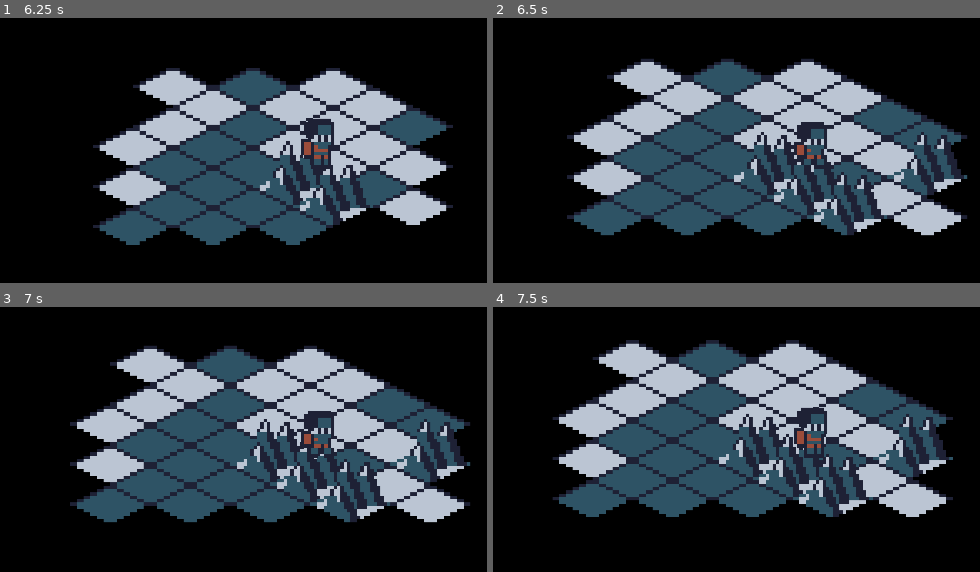
Above: before the commit, frames 1-4 (two rows, left to right).
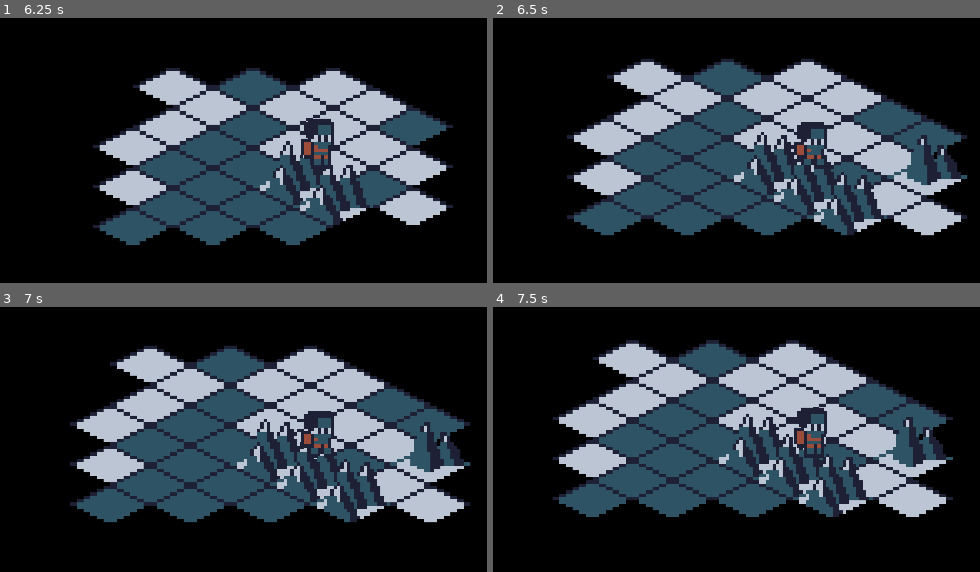
Above: after the commit, the same moments.

Repository: ZeeHatcher/project-forgotten
Game: Godot game, scene res://scenes/main/main.tscn
Two runs of this game, one before a commit and one after it. Both use one fixed random seed, a clock stepped at 60 frames per second and the inputs below. This scene is started directly instead of the project's main scene.
Inputs (mouse positions are in pixels of both pictures, inside the frame that each line leads up to):
- Up to frame 1 (6.25 s): tap Enter at 0.5, 2.75, 5.75 s; move the mouse to (282, 251) at 0.52 s; hold Tab (journal) 0.53-1.28 s; hold W (move_up) 0.53-2.03 s; click (282, 251) at 0.67 s; tap Space at 1.25, 4.25 s; move the mouse to (outside the picture) at 1.27 s; tap Tab (journal) every 1.5 s from 1.35 to 5.85 s; move the mouse to (82, 94) at 2.02 s; hold Tab (journal) 2.03-2.78 s; hold A (move_left) 2.03-3.53 s; move the mouse to (360, 161) at 2.77 s; click (360, 161) at 2.92 s; move the mouse to (199, 49) at 3.52 s; hold S (move_down) 3.53-4.28 s; hold Tab (journal) 3.53-4.28 s; tap M (map) at 4.15 s; move the mouse to (outside the picture) at 4.27 s; hold D (move_right) 4.28-5.03 s; move the mouse to (160, 184) at 5.02 s; hold W (move_up) 5.03-5.78 s; hold Tab (journal) 5.03-5.78 s; click (160, 184) at 5.17 s; move the mouse to (399, 63) at 5.77 s; hold D (move_right) from 5.78 s (still down)
- Up to frame 2 (6.5 s): keep holding D (move_right)
- Up to frame 3 (7 s): keep holding D (move_right); move the mouse to (282, 540) at 6.52 s; hold Tab (journal) from 6.53 s (still down)
- Up to frame 4 (7.5 s): keep holding D (move_right); tap Space at 7.25 s; move the mouse to (outside the picture) at 7.27 s; release Tab (journal) at 7.28 s; tap Tab (journal) at 7.35 s; click (outside the picture) at 7.42 s

Frame 1 is identical in both runs. In frame 2, 1.0% of the frame differs, in the area x 83-97%, y 43-67%; in frame 3, 1.0%; in frame 4, 1.0%.

Commit message:
fix bug world fog not unrevealing subtile

Diff:
--- a/misc/world_fog/world_fog.gd
+++ b/misc/world_fog/world_fog.gd
@@ -16,13 +16,14 @@
 		fog_tilemap(tilemap)
 
 
-func save_tilemap_data(tilemap) -> void:
+func save_tilemap_data(tilemap: TileMap) -> void:
 	var tilemap_data = {}
 
 	var used_cells = tilemap.get_used_cells()
 	for cell in used_cells:
 		var tile = tilemap.get_cellv(cell)
-		tilemap_data[cell] = tile
+		var atlas = tilemap.get_cell_autotile_coord(cell.x, cell.y)
+		tilemap_data[cell] = [tile, atlas]
 
 	tilemaps_data.append(tilemap_data)
 
@@ -42,7 +43,7 @@
 
 func _on_unfog_cell(global_pos, radius) -> void:
 	for i in range(tilemaps.size()):
-		var tilemap = tilemaps[i]
+		var tilemap: TileMap = tilemaps[i]
 		var tilemap_data = tilemaps_data[i]
 
 		var local_pos = tilemap.to_local(global_pos)
@@ -60,4 +61,6 @@
 				if manhattan_distance >= radius:
 					continue
 
-				tilemap.set_cellv(cell, tilemap_data[cell])
+				var tile_id = tilemap_data[cell][0]
+				var subtile_id = tilemap_data[cell][1]
+				tilemap.set_cellv(cell, tile_id, false, false, false, subtile_id)
